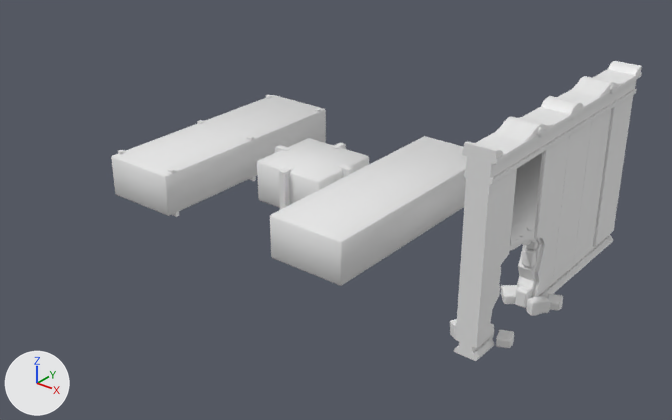
Renders of the FBX model ProjetFirstPerson/Assets/Art/3D/Fbx/Architecture/Clean/Export_Groupe_/Export_Groupe_08.fbx from each side of a commit.
Rendered twice from a 50 mm camera at (6.9, -32.16, 9.9) aimed at (-5.66, -16.46, 0.17). The lights are fixed; the arrows at lower left show +X, +Y and +Z. Where no turn or scale is listed for an object, it has been applied to the vertices. Vertices at the same position are counted once.

Objects in the first picture: 'SM_Hole_WallPillar_02_low', 'SM_Slab_2x6_low', 'SM_Slab_Roof_2x2_low', 'SM_Slab_Roof_2x6_low', 'SM_WallPillar_01_low'.
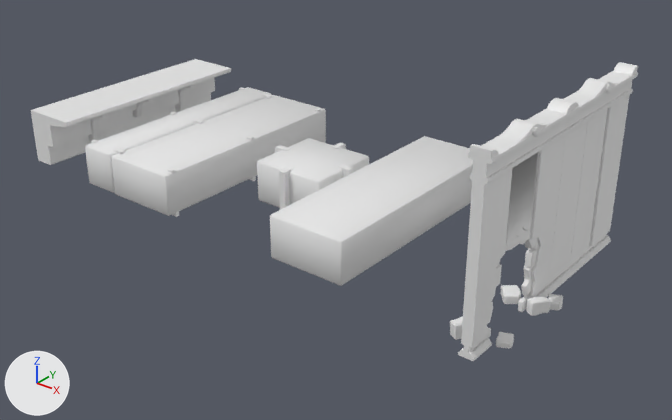
Where the change shows, as pixel boxes (x1, y1, x2, y2) in the pictures (672 x 420 px; the box of a moved part takes in the faces that stretch with it):
'SM_Hole_WallPillar_02_low', reshaped, moved
    before: (450, 97, 578, 361)
    after: (450, 99, 574, 361)
'SM_WallPillar_01_low', reshaped, moved
    before: (548, 61, 642, 294)
    after: (545, 62, 638, 294)
'SM_S_FrontRoof_6m_03', added
    after: (31, 59, 231, 165)
'SM_Slab_Roof_1x6_low', added
    after: (85, 87, 272, 193)
part 1 of me_plane_067, moved or reshaped
    before: (527, 241, 538, 250)
    after: (533, 241, 538, 250)
part 2 of me_plane_067, moved or reshaped
    before: (522, 248, 536, 268)
    after: (525, 249, 537, 268)
part 3 of me_plane_067, moved or reshaped (not visible before)
    after: (495, 264, 502, 287)
part 4 of me_plane_067, moved or reshaped
    before: (515, 286, 532, 308)
    after: (521, 279, 532, 296)
part 5 of me_plane_067, moved or reshaped
    both: (526, 297, 551, 316)
part 6 of me_plane_067, moved or reshaped
    both: (547, 294, 563, 310)
part 7 of me_plane_067, moved or reshaped
    before: (496, 330, 514, 348)
    after: (496, 332, 514, 349)
part 8 of me_plane_067, moved or reshaped
    before: (500, 285, 517, 304)
    after: (500, 285, 521, 304)
part 9 of me_plane_067, moved or reshaped
    before: (450, 319, 457, 340)
    after: (450, 316, 463, 340)
part 10 of me_plane_067, moved or reshaped (not visible before)
    after: (524, 238, 538, 249)
part 11 of me_plane_067, rebuilt (18% narrower, 8% shorter)
    before: (493, 117, 553, 142)
    after: (499, 119, 548, 142)
part 12 of me_plane_067, added
    after: (518, 297, 529, 312)
part 13 of me_plane_067, moved or reshaped
    before: (454, 97, 578, 361)
    after: (458, 99, 574, 361)
part 14 of me_plane_033, rebuilt (19% narrower, 9% shorter)
    before: (570, 76, 622, 97)
    after: (576, 78, 618, 97)
part 15 of me_plane_033, moved or reshaped
    before: (548, 61, 642, 294)
    after: (545, 62, 638, 294)

Edits to the bpy script that builds the scene:
```text
Change me_plane_033:
    remove me_plane_033.from_pydata(...)  # 1072 vertices, 963 faces; spans x -0.37..0.37, y -1.5..1.5, z 0.0..4.18
    add me_plane_033.from_pydata(...)  # 1048 vertices, 994 faces; spans x -0.26..0.26, y -1.5..1.5, z 0.0..4.18
    me_plane_033 part 14: the loose piece of 54 vertices spanning x -0.31..0.31, y -0.62..0.62, z 4.0..4.18 is rebuilt with 72 vertices and now spans x -0.21..0.21, y -0.62..0.62, z 4.0..4.18
    me_plane_033 part 15: 2 vertices moved within x -0.21..0.21, y 1.5, z 4.03; 936 vertices removed from x -0.37..0.37, y -1.5..1.5, z 0.0..4.16; 894 vertices added at x -0.26..0.26, y -1.5..1.5, z 0.0..4.16
Change me_plane_067:
    remove me_plane_067.from_pydata(...)  # 1836 vertices, 1827 faces; spans x -0.67..0.64, y -1.5..1.5, z -0.05..4.18
    add me_plane_067.from_pydata(...)  # 1996 vertices, 1978 faces; spans x -0.71..0.61, y -1.5..1.5, z -0.02..4.18
    me_plane_067 part 1: the loose piece of 52 vertices spanning x -0.09..0.1, y 0.77..1.16, z 1.27..1.56 is scaled about its middle by (0.649, 1, 1), then moved by (0.0, 0.04, 0.0)
    me_plane_067 part 2: the loose piece of 52 vertices spanning x -0.11..0.13, y 0.66..1.12, z 0.94..1.29 is scaled about its middle by (0.719, 1, 1), then moved by (-0.01, 0.04, 0.0)
    me_plane_067 part 3: the loose piece of 52 vertices spanning x -0.13..0.12, y -1.22..-0.57, z 1.15..1.58 is scaled about its middle by (0.712, 1, 1), then moved by (0.01, 0.04, 0.0)
    me_plane_067 part 4: the loose piece of 52 vertices spanning x -0.12..0.14, y 0.55..1.08, z 0.08..0.47 is multiplied about its middle by the matrix ((0.452, -0.024, -0.028), (0.01, 0.673, -0.173), (0.021, 0.173, 0.673)), then moved by (-0.01, -0.02, 0.22)
    me_plane_067 part 5: the loose piece of 52 vertices spanning x 0.12..0.51, y 0.51..0.96, z -0.02..0.3 is moved by (-0.04, 0.04, 0.0)
    me_plane_067 part 6: the loose piece of 52 vertices spanning x 0.27..0.64, y 0.94..1.37, z -0.01..0.19 is moved by (-0.04, 0.04, 0.0)
    me_plane_067 part 7: the loose piece of 52 vertices spanning x 0.17..0.55, y -0.9..-0.47, z 0.02..0.22 is scaled about its middle by (1, 1, 0.758), then moved by (-0.04, 0.04, -0.03)
    me_plane_067 part 8: the loose piece of 52 vertices spanning x -0.6..-0.1, y 0.54..1.07, z 0.01..0.25 is moved by (-0.04, 0.04, 0.0)
    me_plane_067 part 9: the loose piece of 52 vertices spanning x -0.61..-0.23, y -1.18..-0.7, z -0.01..0.38 is moved by (-0.04, 0.04, 0.0)
    me_plane_067 part 10: the loose piece of 52 vertices spanning x -0.14..0.11, y -0.85..-0.31, z 1.61..1.97 is multiplied about its middle by the matrix ((0.7, 0.0, 0.0), (0.0, 0.869, -0.495), (0.0, 0.495, 0.869)), then moved by (0.02, 1.37, -0.12)
    me_plane_067 part 11: the loose piece of 54 vertices spanning x -0.31..0.31, y -0.62..0.62, z 4.0..4.18 is rebuilt with 72 vertices and now spans x -0.21..0.21, y -0.62..0.62, z 4.0..4.18
    me_plane_067 part 12: a new loose piece of 52 vertices spanning x -0.06..0.06, y 0.56..0.85, z -0.01..0.24, in mat_material (white #e7e7e7)
    me_plane_067 part 13: 986 vertices removed from x -0.67..0.37, y -1.5..1.5, z -0.01..4.16; 996 vertices added at x -0.71..0.26, y -1.5..1.5, z -0.01..4.16
Change ob_sm_wallpillar_01_low:
    ob_sm_wallpillar_01_low.location: (-0.18, -15.0, -0.03) -> (-0.15, -15.04, -0.03)
Change ob_sm_hole_wallpillar_02_low:
    ob_sm_hole_wallpillar_02_low.location: (-0.18, -18.01, -0.03) -> (-0.15, -18.04, -0.03)
Add ob_sm_s_frontroof_6m_03:
    ob_sm_s_frontroof_6m_03 = bpy.data.objects.new('SM_S_FrontRoof_6m_03', me_cube_500)  # 223 vertices, 190 faces; spans x 0.0..1.53, y -3.0..3.0, z -0.07..1.44; in mat_material (white #e7e7e7)
    ob_sm_s_frontroof_6m_03.location = (-14.09, -15.91, 0.05)
Add ob_sm_slab_roof_1x6_low:
    ob_sm_slab_roof_1x6_low = bpy.data.objects.new('SM_Slab_Roof_1x6_low', me_cube_409)  # 72 vertices, 62 faces; spans x -0.53..0.53, y -3.0..3.0, z -0.11..1.1; in mat_material (white #e7e7e7)
    ob_sm_slab_roof_1x6_low.location = (-11.3, -16.0, 0.02)
```
